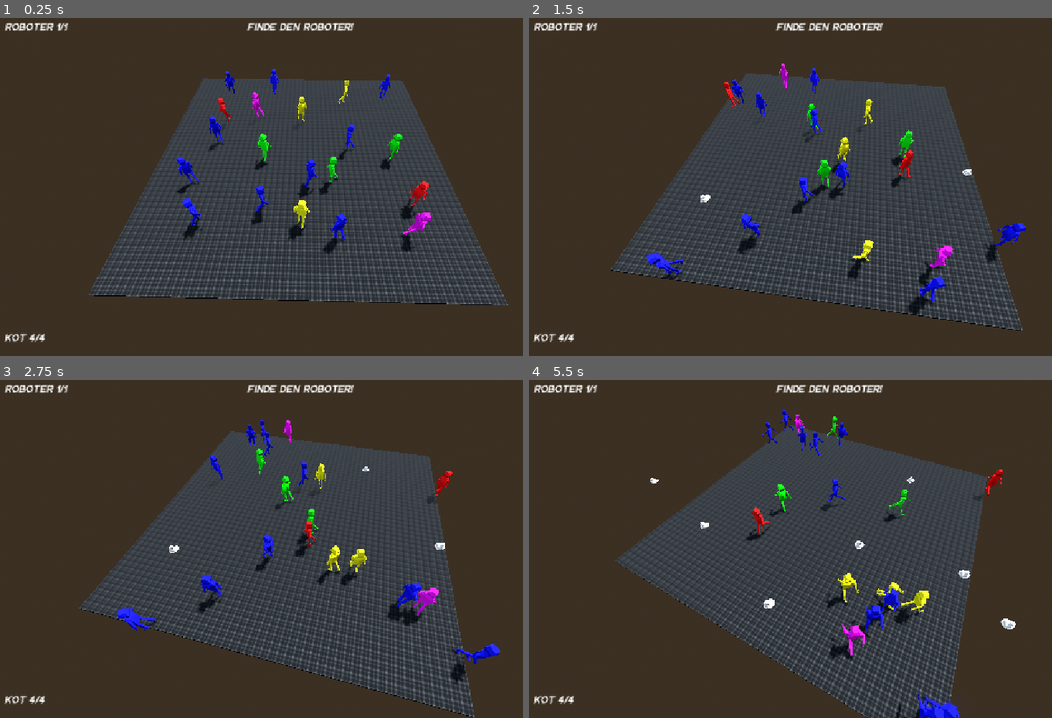
Above: before the commit, frames 1-4 (two rows, left to right).
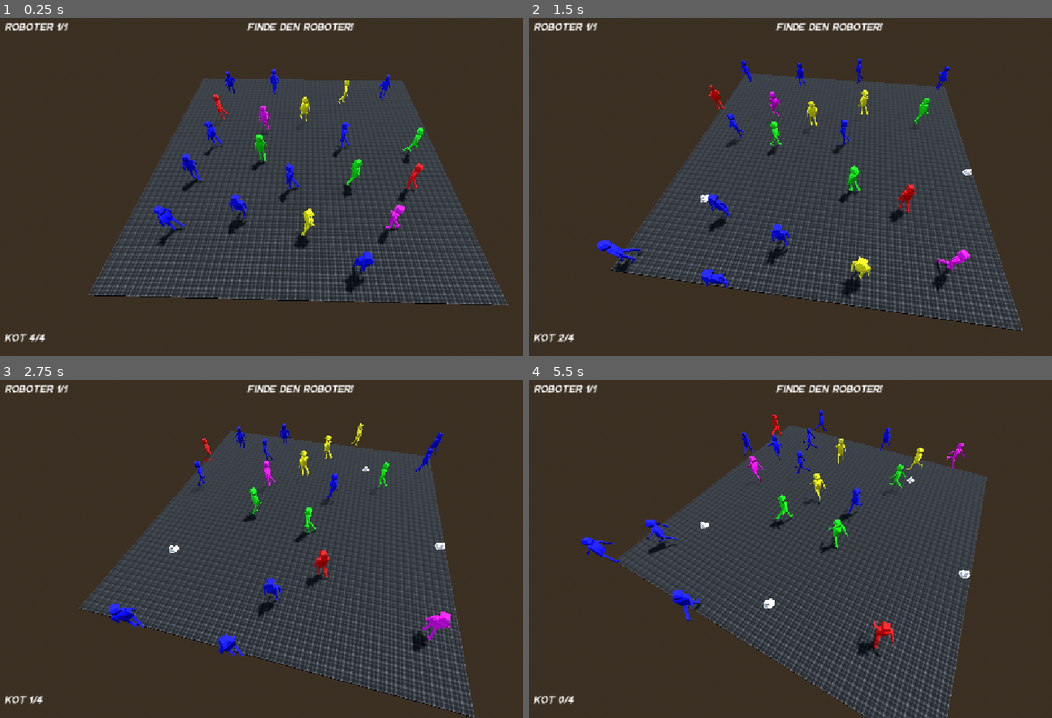
Above: after the commit, the same moments.

Repository: Argonbart/UberwachungsRame
Game: Godot game, scene res://scenes/playground.tscn
Same seed, same stepped clock (60 frames per second), same inputs: the game is played once before the commit and once after it.
Inputs (mouse positions are in pixels of both pictures, inside the frame that each line leads up to):
- Up to frame 1 (0.25 s): no input
- Up to frame 2 (1.5 s): tap Enter at 0.5 s; move the mouse to (963, 163) at 0.52 s; hold D (move_right) 0.53-1.28 s; hold Shift (sprint) 0.53-1.28 s; click (963, 163) at 0.67 s; move the mouse to (706, 200) at 1.27 s; hold S (move_backward) from 1.28 s (still down); tap Shift (sprint) at 1.35 s; click (706, 200) at 1.42 s
- Up to frame 3 (2.75 s): move the mouse to (360, 467) at 2.02 s; release S (move_backward) at 2.03 s; hold D (move_right) from 2.03 s (still down); hold Shift (sprint) from 2.03 s (still down); click (360, 467) at 2.17 s
- Up to frame 4 (5.5 s): move the mouse to (795, 613) at 2.77 s; release D (move_right) at 2.78 s; release Shift (sprint) at 2.78 s; hold W (move_forward) 2.78-3.53 s; tap Shift (sprint) at 2.85, 4.35 s; click (795, 613) at 2.92 s; move the mouse to (1015, 596) at 3.52 s; hold Shift (sprint) 3.53-4.28 s; hold A (move_left) 3.53-5.03 s; click (1015, 596) at 3.67 s; move the mouse to (644, 491) at 4.27 s; click (644, 491) at 4.42 s; move the mouse to (858, 545) at 5.02 s; hold S (move_backward) from 5.03 s (still down); hold Shift (sprint) from 5.03 s (still down); click (858, 545) at 5.17 s

The runs differ from the first frame. In frame 1, 4.1% of the frame differs, in the area x 29-83%, y 21-82%; in frame 2, 5.1%, in the area x 5-95%, y 12-96%; in frame 3, 4.5%; in frame 4, 4.5%.

Commit message:
Add clickable interaction

Diff:
--- a/playground/project.godot
+++ b/playground/project.godot
@@ -17,7 +17,6 @@
 
 [display]
 
-window/size/mode=3
 window/stretch/mode="canvas_items"
 
 [global_group]
--- a/playground/scenes/human.tscn
+++ b/playground/scenes/human.tscn
@@ -4,7 +4,7 @@
 [ext_resource type="PackedScene" uid="uid://cvpgeuhslyygj" path="res://assets/NPC.glb" id="2_cwf78"]
 
 [sub_resource type="SphereShape3D" id="SphereShape3D_86l0o"]
-radius = 0.831726
+radius = 7.87009
 
 [node name="Human" type="CharacterBody3D" groups=["human"]]
 script = ExtResource("1_11jcu")
--- a/playground/scenes/playground.tscn
+++ b/playground/scenes/playground.tscn
@@ -7,6 +7,7 @@
 [ext_resource type="Script" uid="uid://d4nqjtxtvpvak" path="res://scripts/input_controller.gd" id="5_mm0a5"]
 [ext_resource type="PackedScene" uid="uid://dtlikkilw857" path="res://scenes/poop.tscn" id="6_o6wi6"]
 [ext_resource type="PackedScene" uid="uid://drvlvg0q4ubgb" path="res://scenes/ui.tscn" id="7_emj6c"]
+[ext_resource type="Script" uid="uid://b3tsqth6wnv8" path="res://scripts/poop_controller.gd" id="7_mrac1"]
 
 [sub_resource type="ProceduralSkyMaterial" id="ProceduralSkyMaterial_rupst"]
 sky_horizon_color = Color(0.662243, 0.671743, 0.686743, 1)
@@ -115,10 +116,15 @@
 
 [node name="Poops" type="Node3D" parent="."]
 
-[node name="InputController" type="Node" parent="." node_paths=PackedStringArray("camera", "poops")]
+[node name="InputController" type="Node3D" parent="." node_paths=PackedStringArray("camera", "poops", "poop_controller")]
 script = ExtResource("5_mm0a5")
 camera = NodePath("../CameraPoint/Camera3D")
 poops = NodePath("../Poops")
+poop_controller = NodePath("../PoopController")
 poop_scene = ExtResource("6_o6wi6")
 
+[node name="PoopController" type="Node" parent="." node_paths=PackedStringArray("ui")]
+script = ExtResource("7_mrac1")
+ui = NodePath("../UI")
+
 [node name="UI" parent="." instance=ExtResource("7_emj6c")]
--- a/playground/scripts/human.gd
+++ b/playground/scripts/human.gd
@@ -153,3 +153,14 @@
 	find_child("NPC").get_child(0).get_child(0).get_child(3).material_override = color_material
 	find_child("NPC").get_child(0).get_child(0).get_child(4).material_override = color_material
 	find_child("NPC").get_child(0).get_child(0).get_child(5).material_override = color_material
+
+
+func clicked():
+
+	if wander_type == WanderType.ROBOT:
+		print("YOU WON!")
+		queue_free()
+	else:
+		mob_speed *= 3.0
+		await get_tree().create_timer(1.0).timeout
+		mob_speed /= 3.0
--- a/playground/scripts/input_controller.gd
+++ b/playground/scripts/input_controller.gd
@@ -1,8 +1,11 @@
-extends Node
+extends Node3D
 
+
+const RAY_LENGTH = 1000
 
 @export var camera: Camera3D  # Assign this in the Inspector
 @export var poops: Node3D
+@export var poop_controller: PoopController
 @export var poop_scene: PackedScene
 
 
@@ -12,11 +15,25 @@
 		var ray_origin = camera.project_ray_origin(mouse_pos)
 		var ray_dir = camera.project_ray_normal(mouse_pos)
 
+		var space_state = get_world_3d().direct_space_state
+		var end = ray_origin + camera.project_ray_normal(mouse_pos) * RAY_LENGTH
+		var query = PhysicsRayQueryParameters3D.create(ray_origin, end)
+		query.collide_with_areas = true
+		var result = space_state.intersect_ray(query)
+
+		if result:
+			var clicked_item = result["collider"]
+			if clicked_item.get_groups().has("human"):
+				clicked_item.clicked()
+
 		# Check if ray hits the XZ-plane (where y == 0)
 		if ray_dir.y != 0.0:
 			var t = -ray_origin.y / ray_dir.y
 			if t > 0:
+				if poop_controller.poop_counter <= 0:
+					return
 				var hit_point = ray_origin + ray_dir * t
 				var new_poop = poop_scene.instantiate()
 				new_poop.position = hit_point
 				poops.call_deferred("add_child", new_poop)
+				poop_controller.remove_poop()
--- /dev/null
+++ b/playground/scripts/poop_controller.gd
@@ -0,0 +1,17 @@
+class_name PoopController
+extends Node
+
+
+@export var max_poop_count: int = 4
+@export var ui: CanvasLayer
+
+var poop_counter
+
+
+func _ready():
+	poop_counter = max_poop_count
+
+
+func remove_poop():
+	poop_counter -= 1
+	ui.get_child(0).get_child(1).get_child(0).text = str("Kot ", poop_counter, "/4")
Not shown: 1 places in playground/scenes/playground.tscn that only renumber resources
Not shown, added: playground/scripts/poop_controller.gd.uid
